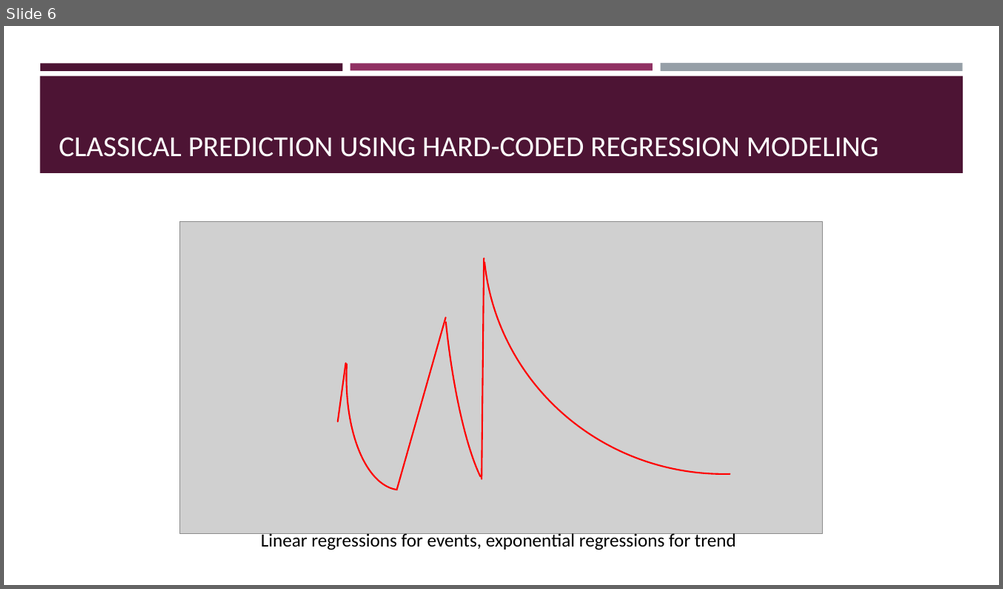
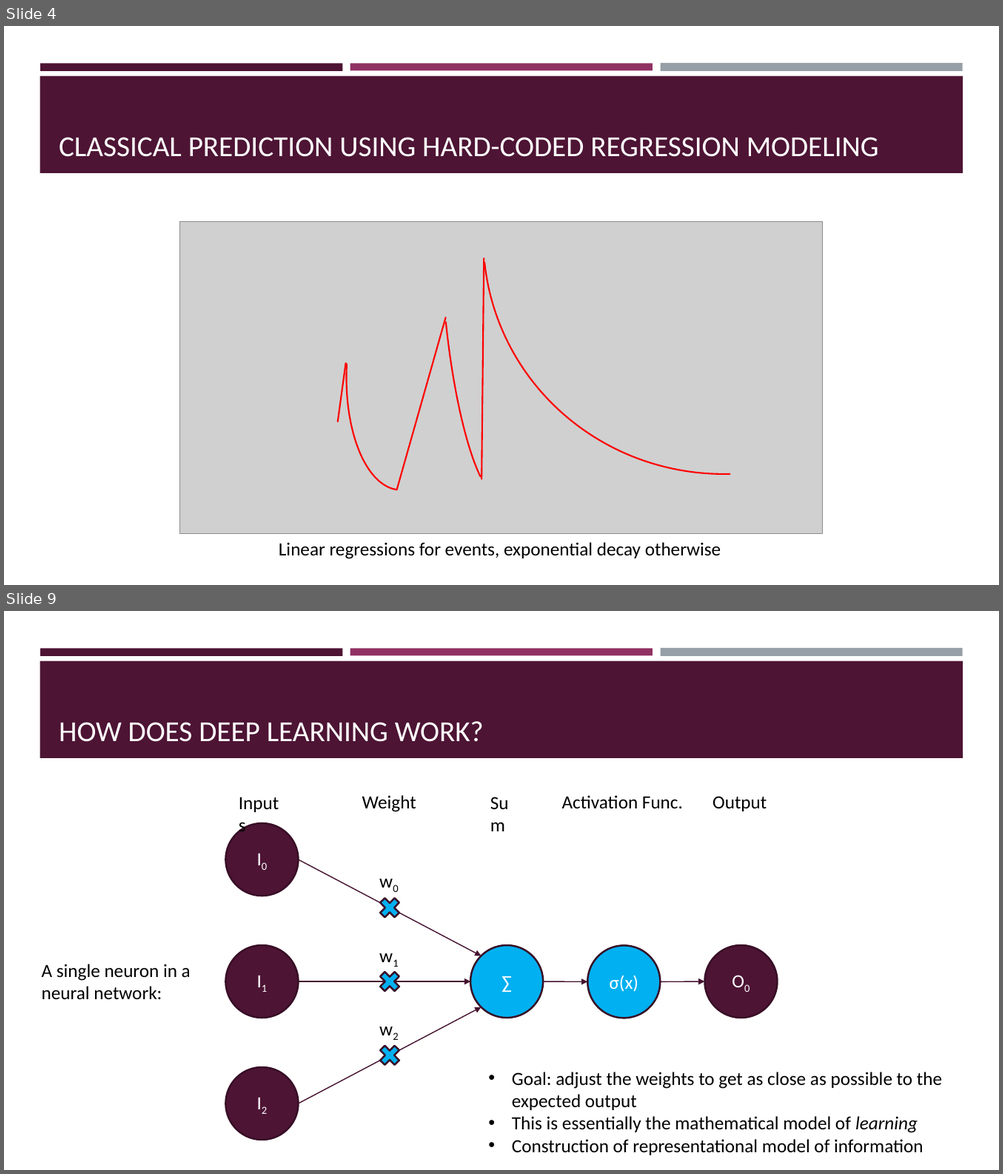
Before and after one commit to akashlevy/Deep-Learn-Oil, a slide deck: presentations/TRiCAM QRI Introductory Presentation.pptx. Shown one above the other, each under a label of ours: slide 6 before the commit, slides 4 and 9 after it; the slides between them are not shown. The pictures are 1003x589 and 1003x1174 pixels, drawn with LibreOffice and Linux fonts; fonts in the diff are those of the drawing; grey boxes stand for pictures. Boxes give left, top, right and bottom in pixels: in the first picture for what was removed or moved away, otherwise in the second. Text is boxed around its words. In the diff, an @@ line names an element or a change of style, - is before the commit and + after.

```diff
--- a/presentations/TRiCAM QRI Introductory Presentation.pptx
+++ b/presentations/TRiCAM QRI Introductory Presentation.pptx
@@ slide 9 added at [4, 611, 999, 1170], background #FFFFFF; not listed: 4 template elements that a slide beside it also shows @@
@@ title added at [59, 721, 484, 742], 28 pt, text #FFFFFF @@
+HOW DOES DEEP LEARNING WORK?
@@ group added at [225, 787, 777, 1140]: 8 texts, 6 ellipses, 5 arrows, 3 crosses @@
+I0
+I1
+∑
+I2
+w0
+w1
+w2
+σ(x)
+O0
+Inputs
+Weight
+Sum
+Activation Func.
+Output
@@ text added at [42, 964, 190, 999], 18 pt, text #000000 @@
+A single neuron in a neural network:
@@ text added at [512, 1072, 942, 1156], 18 pt, text #000000 @@
+• Goal: adjust the weights to get as close as possible to the expected output
+• This is essentially the mathematical model of learning
+• Construction of representational model of information
@@ what was slide 6 is now slide 4 @@
@@ slide 4 changed as well @@
@@ text at [279, 543, 720, 560]: text changed @@
-Linear regressions for events, exponential regressions for trend
+Linear regressions for events, exponential decay otherwise
```
Also in this commit, not shown: 5 other slides changed, 11 other slides added, 1 slide removed.
